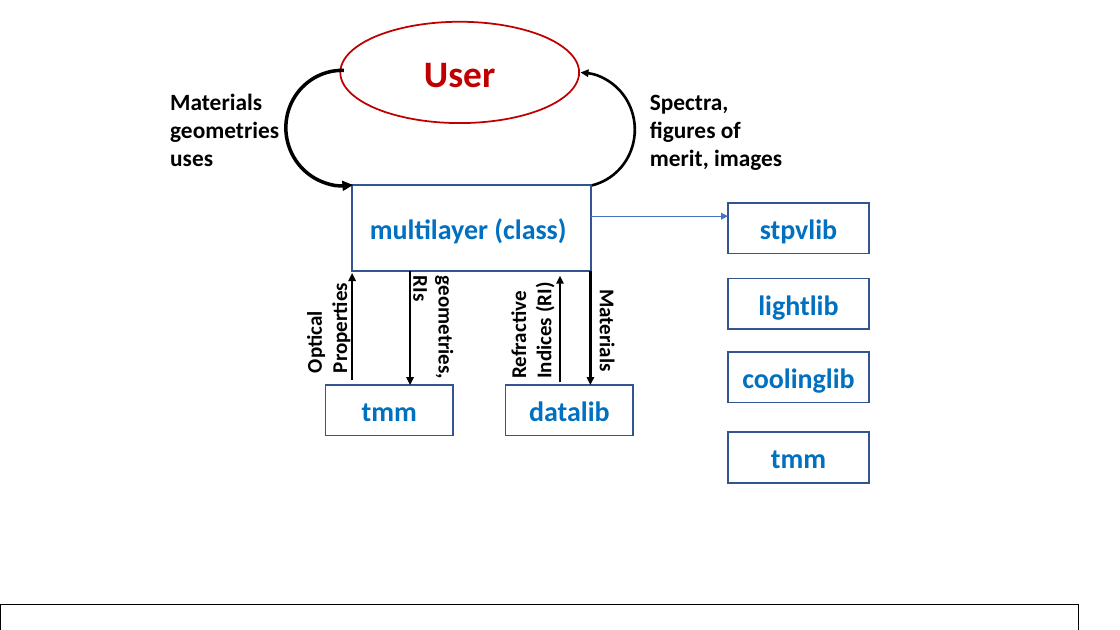
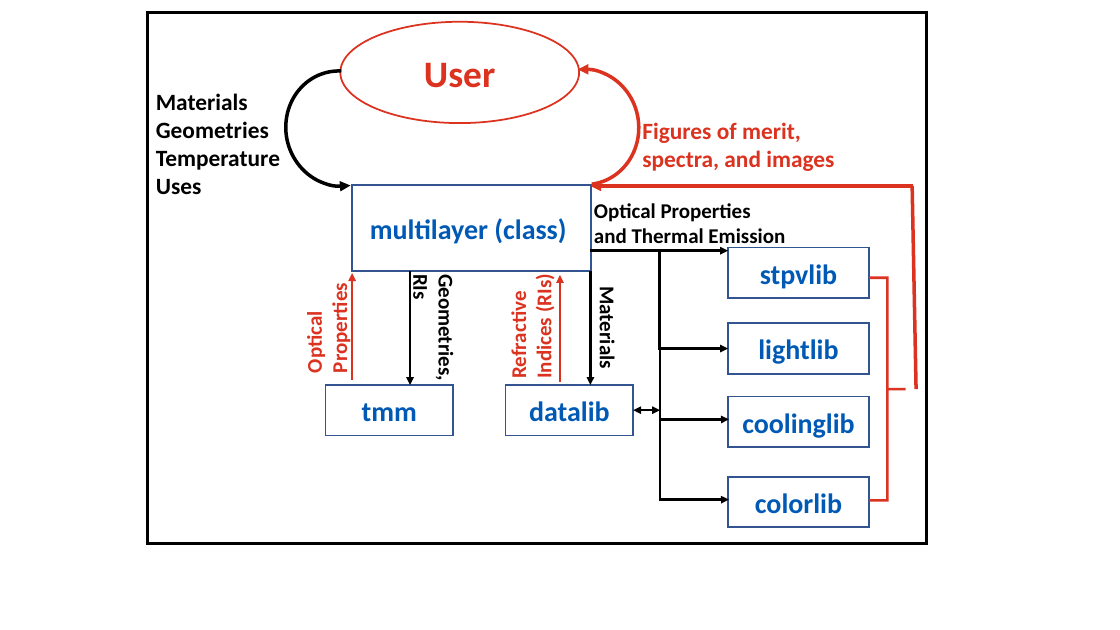
Before and after one commit to FoleyLab/wptherml_v1.0.0, a slide deck: slide 1 of documentation/Flowchart.pptx. Drawn at 1120x630 pixels with LibreOffice and Linux fonts; fonts in the diff are those of the drawing. Boxes give left, top, right and bottom in pixels: in the first picture for what was removed or moved away, otherwise in the second. Text is boxed around its words. In the diff, an @@ line names an element or a change of style, - is before the commit and + after.

```diff
--- a/documentation/Flowchart.pptx
+++ b/documentation/Flowchart.pptx
@@ rectangle: place and size @@
-rectangle at (0,604,1079,630)
+rectangle at (148,13,927,544)
@@ rectangle at (148,13,927,544): outline #000000 1 pt to #000000 3 pt @@
@@ ellipse "User" at (340,22,579,124): text colour #C00000 to #DC3220; outline #C00000 1.5 pt to #DC3220 1.5 pt @@
@@ arc (boxed as its full ellipse): place and size @@
-arc (boxed as its full ellipse) at (275,60,410,197)
+arc (boxed as its full ellipse) at (275,61,405,196)
@@ arc (boxed as its full ellipse) at (523,62,646,192): outline #000000 2.25 pt to #DC3220 3 pt; proportions changed; rotation 0 to 352 degrees @@
@@ text at (156,93,280,194): text changed @@
-Materials geometries uses
+Materials Geometries
+Temperature Uses
@@ text at (642,122,834,171): text changed; text colour #000000 to #DC3220 @@
-Spectra, figures of merit, images
+Figures of merit, spectra, and images
@@ arrow added from (914, 186) to (591, 186), #DC3220 3 pt @@
@@ text added at (594,203,785,249), 18 pt, text #000000, bold @@
+Optical Properties
+and Thermal Emission
@@ line added from (917, 389) to (912, 186), #DC3220 3 pt @@
@@ arrow moved from (592, 216) - (728, 216) to (591, 250) - (728, 250) @@
@@ arrow (591, 250) - (728, 250): stroke #4472C4 0.5 pt to #000000 2.25 pt @@
@@ elbow arrow added from (592, 250) to (728, 349), #000000 2.25 pt @@
@@ text colour #0070C0 to #005AB5 in 6 elements at (352,186,591,271), (325,385,453,435), (506,385,634,435), (728,323,870,374), (728,397,870,447), (728,248,870,298) @@
@@ text "Optical" at (302,292,353,371): text colour #000000 to #DC3220 @@
@@ arrow (352, 380) - (352, 273): stroke #000000 2.25 pt to #DC3220 2.25 pt @@
@@ text at (433,284,459,378): text changed @@
-geometries,
+Geometries,
@@ text at (506,299,532,376): text colour #000000 to #DC3220 in "Refractive" @@
@@ text at (531,277,557,377): text changed; text colour #000000 to #DC3220 @@
-Indices (RI)
+Indices (RIs)
@@ arrow (560, 381) - (560, 275): stroke #000000 2.25 pt to #DC3220 2.25 pt @@
@@ elbow arrow added from (660, 280) to (729, 419), #000000 2.25 pt @@
@@ right brace added at (870,278,907,501), outline #DC3220 2.25 pt @@
@@ elbow arrow added from (660, 360) to (729, 500), #000000 2.25 pt @@
@@ double arrow added from (634, 410) to (660, 410), #000000 2.25 pt @@
@@ 4 rectangles: place and size @@
-4 rectangles at (728,203,870,483)
+4 rectangles at (728,248,870,528)
@@ text in rectangle at (755,493,842,514): text changed; text colour #0070C0 to #005AB5 @@
-tmm
+colorlib
```
Also in this commit, not shown: 2 other files.
